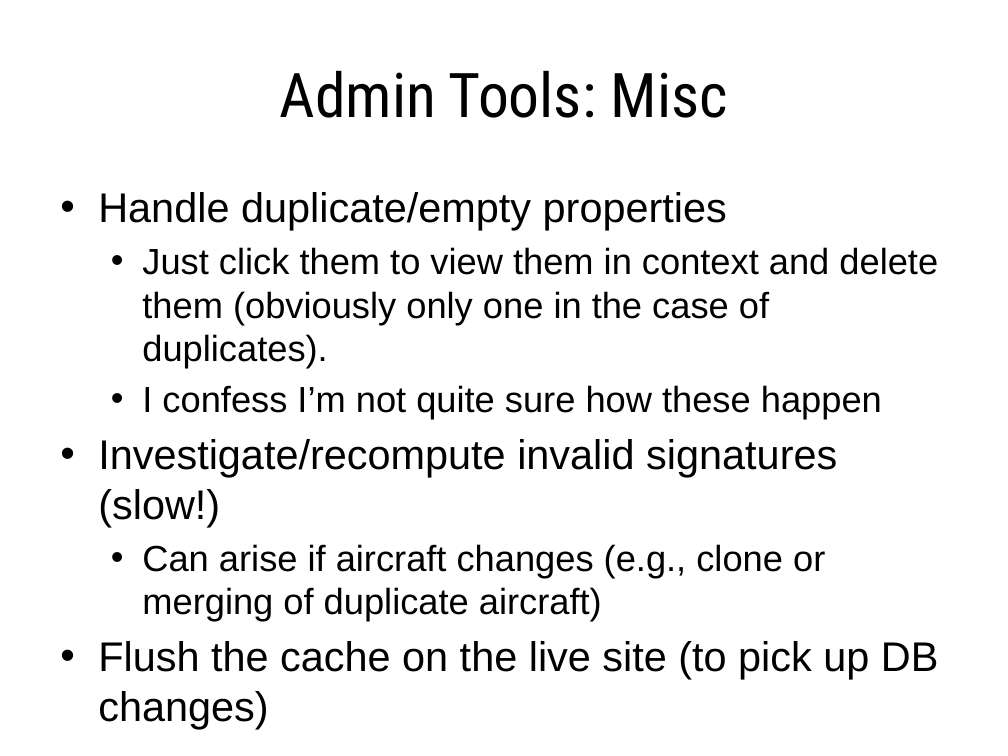
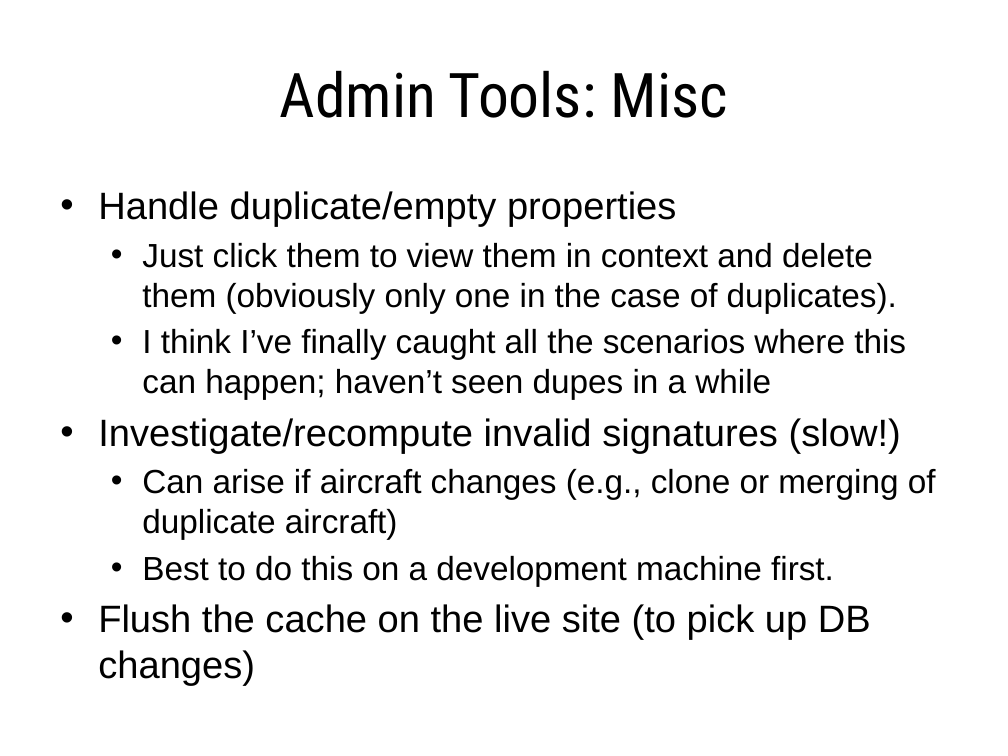
Before and after one commit to ericberman/MyFlightbookWeb, a slide deck: slide 33 of Private/MyFlightbook Admin Tools.pptx (slide 32 before the commit). Drawn at 1008x756 pixels with LibreOffice and Linux fonts; fonts in the diff are those of the drawing; background and template pictures are left out. Boxes give left, top, right and bottom in pixels: in the first picture for what was removed or moved away, otherwise in the second. Text is boxed around its words. In the diff, an @@ line names an element or a change of style, - is before the commit and + after.

Commit message:
SVN 6431: Update admin tools powerpoint, fix typo in admin page.

```diff
--- a/Private/MyFlightbook Admin Tools.pptx
+++ b/Private/MyFlightbook Admin Tools.pptx
@@ text at [98,191,936,686]: size 29.6 to 27.2 pt in "Handle duplicate/empty properties", "Investigate/recompute invalid signatures (slow!)", "Flush the cache on the live site ..."; size 25.9 to 23.8 pt in "Just click them to view them in ...", "Can arise if aircraft changes (e.g., clone ..." @@
@@ text at [142,329,906,400]: text changed; size 25.9 to 23.8 pt @@
-  • I confess I’m not quite sure how these happen
+  • I think I’ve finally caught all the scenarios where this can happen; haven’t seen dupes in a while
@@ text at [142,556,834,586]: paragraph added @@
+  • Best to do this on a development machine first.
```
Also in this commit, not shown: 8 other slides changed, 1 slide added, 1 slide removed, 1 other file.
